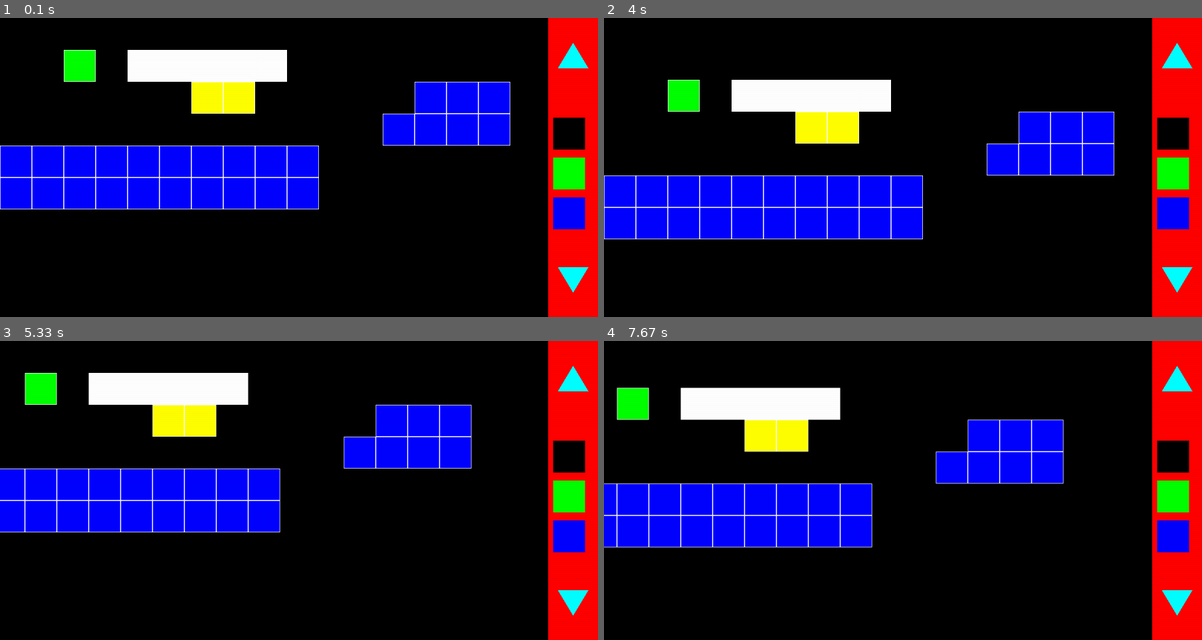
Above: before the commit, frames 1-4 (two rows, left to right).
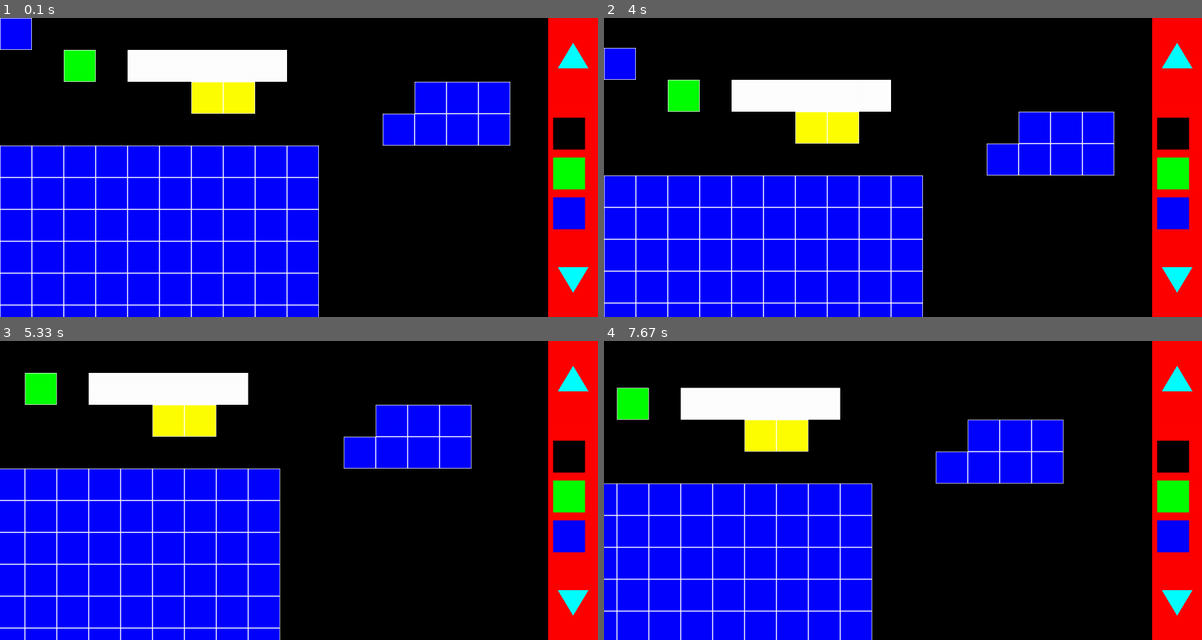
Above: after the commit, the same moments.

Repository: Domidhbw/DHBW
Game: pygame game, started from Projects/pygame/LevelEditor/Main.py
Two runs of this game, one before a commit and one after it. Both use one fixed random seed, a clock stepped at 60 frames per second and the inputs below.
Inputs (mouse positions are in pixels of both pictures, inside the frame that each line leads up to):
- Up to frame 1 (0.1 s): no input
- Up to frame 2 (4 s): click (903, 167) at 0.38 s; hold D 0.67-1.13 s; hold W 1.17-1.47 s; hold D 1.5-1.97 s; hold A 2-2.53 s; click (1178, 53) at 2.62 s; hold S 2.9-3.2 s; hold A 3.23-3.63 s; hold W from 3.67 s (still down)
- Up to frame 3 (5.33 s): release W at 4.03 s; hold D 4.07-4.7 s; hold S 4.73-5.1 s; hold A from 5.13 s (still down)
- Up to frame 4 (7.67 s): release A at 5.6 s; hold D 5.63-6.1 s; hold W 6.13-6.43 s; hold D 6.47-6.93 s; hold A 6.97-7.5 s; hold S from 7.53 s (still down)

The runs differ from the first frame. In frame 1, 20% of the frame differs, in the area x 0-54%, y 0-100%; in frame 2, 14%; in frame 3, 17%; in frame 4, 14%.

Commit message:
level editing works but without moving and without saving

Diff:
--- a/Projects/pygame/LevelEditor/Main.py
+++ b/Projects/pygame/LevelEditor/Main.py
@@ -1,6 +1,7 @@
 import pygame
 from listGenerator import LevelGenerator
 from menu import selectMenu
+
 
 pygame.init()
 screen = pygame.display.set_mode((1200, 600))
@@ -8,14 +9,17 @@
 running = True
 
 level = LevelGenerator()
+level.createLevel()
 menu = selectMenu()
+reloadLevel = False
 
 while running:
     for event in pygame.event.get():
         if event.type == pygame.QUIT:
             running = False
         if event.type == pygame.MOUSEBUTTONDOWN:
-            menu.handleMouse(pygame.mouse.get_pos())
+            if menu.handleMouse(pygame.mouse.get_pos(),level.currentShift):
+                reloadLevel = True
 
     level.update()
 
@@ -25,6 +29,10 @@
     menu.drawMenu(screen)
     menu.drawTheTilesOnTheMenu(screen)
 
+    if reloadLevel:
+        level.createLevel()
+        reloadLevel = False
+
     pygame.display.flip()
 
     clock.tick(60)  # limits FPS to 60
--- a/Projects/pygame/LevelEditor/listGenerator.py
+++ b/Projects/pygame/LevelEditor/listGenerator.py
@@ -6,8 +6,9 @@
     def __init__(self) -> None:
         self.LevelData = level_map
         self.tileManager = TileManager()
-        self.level = self.createLevel()
+        self.level = list()
         self.shift = pygame.Vector2()
+        self.currentShift = pygame.Vector2()
 
     def getInput(self):
         keys = pygame.key.get_pressed()
@@ -25,12 +26,13 @@
             self.shift.y = 0
 
     def createLevel(self):
-        level = list()
+        self.level = list()
+        self.currentShift = pygame.Vector2(0,0)
         for rowIndex,row in enumerate(self.LevelData):
             for colIndex,cell in enumerate(row):
                 if not cell == " " or cell == 'o':
-                    level.append(self.tileManager.createTile(cell, colIndex * tilsize, rowIndex * tilsize))
-        return level
+                    self.level.append(self.tileManager.createTile(cell, colIndex * tilsize, rowIndex * tilsize))
+
 
     def drawLevel(self,surface):
         for tile in self.level:
@@ -40,6 +42,8 @@
     def updateTilesPosition(self):
         for tile in self.level:
             tile.rect.update(tile.rect.left + self.shift.x,tile.rect.top + self.shift.y,tile.rect.width,tile.rect.height)
+            self.currentShift.x += self.shift.x
+            self.currentShift.y += self.shift.y
 
     def update(self):
         self.getInput()
--- a/Projects/pygame/LevelEditor/menu.py
+++ b/Projects/pygame/LevelEditor/menu.py
@@ -1,6 +1,7 @@
 import pygame
 from testLevel import *
 from TileManager import TileManager
+import math
 
 class selectMenu:
     def __init__(self) -> None:
@@ -35,7 +36,7 @@
             pygame.draw.rect(surface,tile.color,tile.rect)
             y += 80
 
-    def handleMouse(self,mousePos):
+    def handleMouse(self,mousePos,shift):
         if self.upRect.collidepoint(mousePos):
             if self.selectedItems[1] > 3:
                 self.selectedItems[0] -= 1
@@ -50,4 +51,32 @@
             if tile.rect.collidepoint(mousePos):
                 self.activeTile = tile.char
         if not self.menuBackground.collidepoint(mousePos):
-            print('outside menu')
+            self.placeTile(mousePos,shift)
+            return True
+
+    def placeTile(self,mousePos,shift):
+        posToPlaceCharAt = self.calculateXandYtoPlace(mousePos)
+        posToPlaceCharAt += self.roundTheShift(shift)
+        print(self.roundTheShift(shift))
+        self.placeTileInFile(posToPlaceCharAt)
+
+    def roundTheShift(self,shift):
+        print('shift' + str(shift))
+        return pygame.Vector2(math.ceil(shift.x/2205),math.ceil(shift.y/2205))
+
+    def placeTileInFile(self,position):
+        print(position)
+        for rowIndex, row in enumerate(level_map):
+            if rowIndex == position.y -1:
+                for colIndex, cell in enumerate(row):
+                    if colIndex == position.x -1:
+                        # Reconstruct the string with the replacement
+                        updated_row = row[:colIndex] + self.activeTile + row[colIndex + 1:]
+                        # Update the row in level_map
+                        level_map[rowIndex] = updated_row
+
+
+
+
+    def calculateXandYtoPlace(self,mousePos):
+        return pygame.Vector2(math.ceil(mousePos[0]/64),math.ceil(mousePos[1]/64))
--- a/Projects/pygame/LevelEditor/testLevel.py
+++ b/Projects/pygame/LevelEditor/testLevel.py
@@ -1,10 +1,14 @@
 level_map=[
-'',
-'  i sssss',
-'      ff     xxx',
-'            xxxx',
-'xxxxxxxxxx    ',
-'xxxxxxxxxx    ',
+'x                ',
+'  i sssss        ',
+'      ff     xxx ',
+'            xxxx ',
+'xxxxxxxxxx       ',
+'xxxxxxxxxx       ',
+'xxxxxxxxxx       ',
+'xxxxxxxxxx       ',
+'xxxxxxxxxx       ',
+'xxxxxxxxxx       ',
 ]
 tiles = {
     'o': 'Black',
